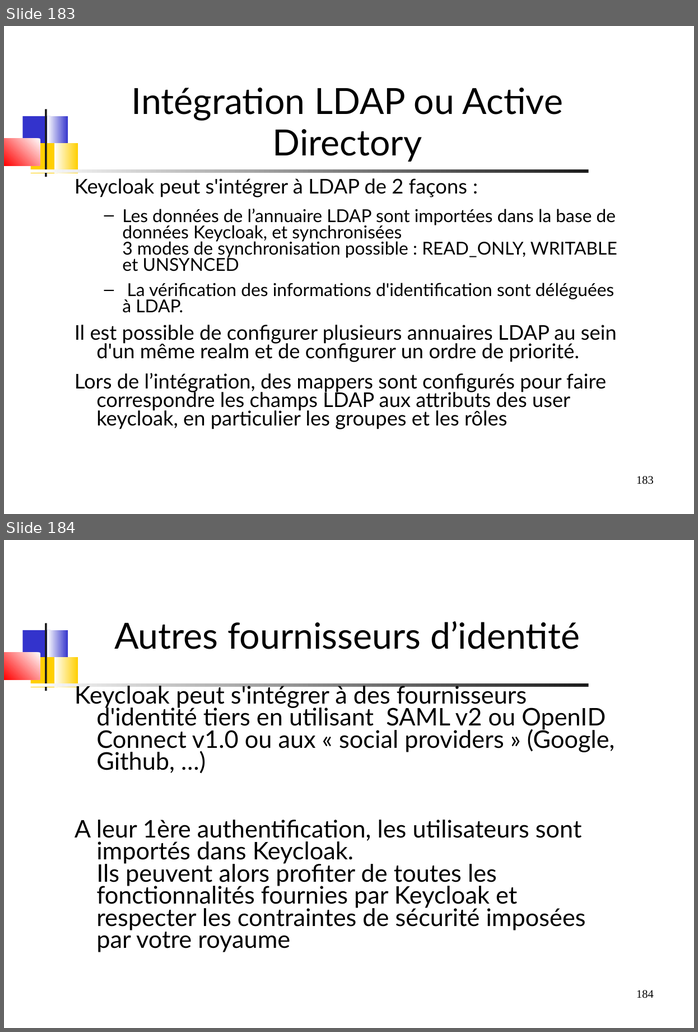
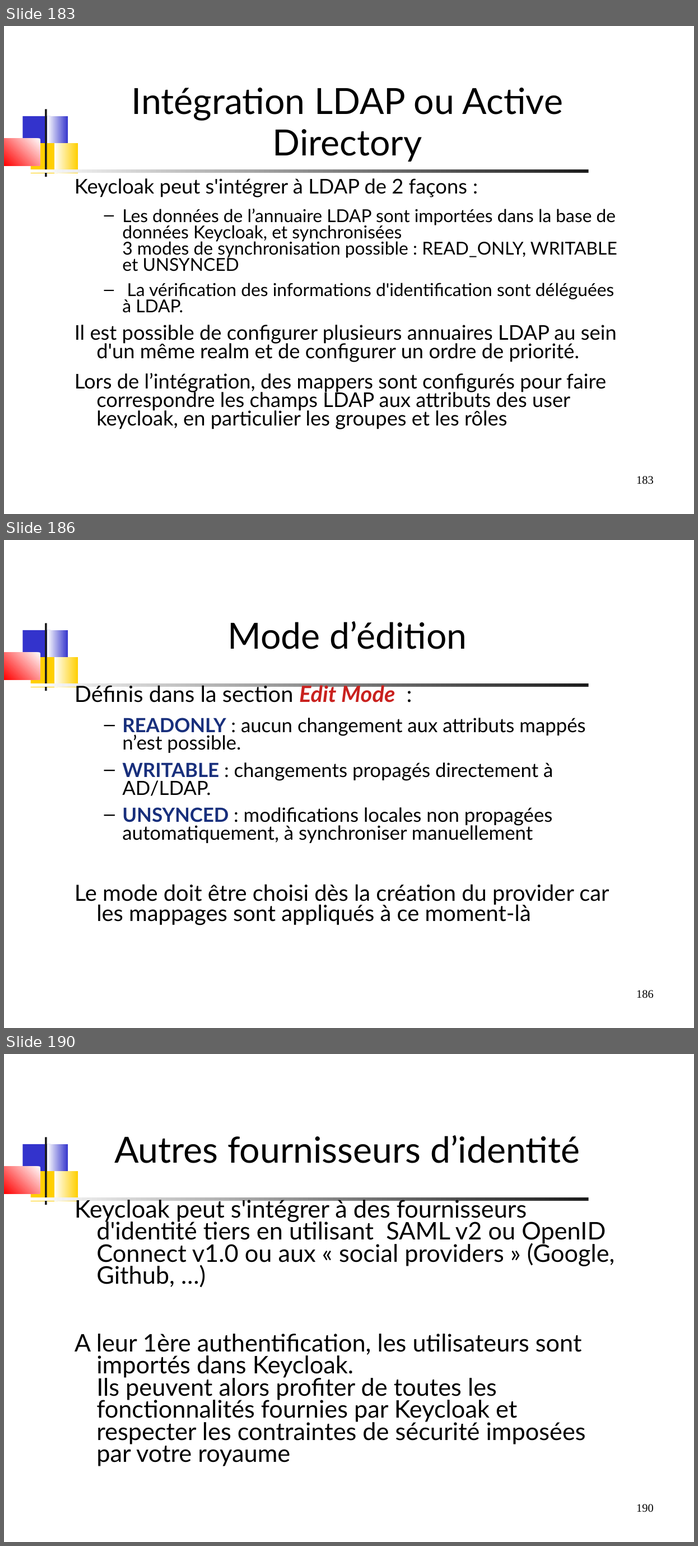
Before and after one commit to dthibau/keycloak, a slide deck: Keycloak.odp. Shown one above the other, each under a label of ours: slides 183 and 184 before the commit, slides 183, 186 and 190 after it; the slides between them are not shown. The pictures are 698x1032 and 698x1546 pixels, drawn with LibreOffice and Linux fonts; fonts in the diff are those of the drawing. Boxes give left, top, right and bottom in pixels: in the first picture for what was removed or moved away, otherwise in the second. Text is boxed around its words. In the diff, an @@ line names an element or a change of style, - is before the commit and + after.

Commit message:
Ajout Atelier LDAP

```diff
--- a/Keycloak.odp
+++ b/Keycloak.odp
@@ slide 186 added at (4,540,694,1028), background #FFFFFF; not listed: 8 template elements that a slide beside it also shows @@
@@ title added at (227,621,467,649), 44 pt, text #000000 @@
+Mode d’édition
@@ text added at (75,682,609,925), 23.8 pt, text #000000 @@
+Définis dans la section Edit Mode :
+  – READONLY : aucun changement aux attributs mappés n’est possible.
+  – WRITABLE : changements propagés directement à AD/LDAP.
+  – UNSYNCED : modifications locales non propagées automatiquement, à synchroniser manuellement
+Le mode doit être choisi dès la création du provider car les mappages sont appliqués à ce moment-là
@@ what was slide 184 is now slide 190 @@
@@ page number at (636,1504,654,1512): text changed @@
-184
+190
```
Also in this commit, not shown: 5 slides changed, 9 other slides added, 16 other files.
